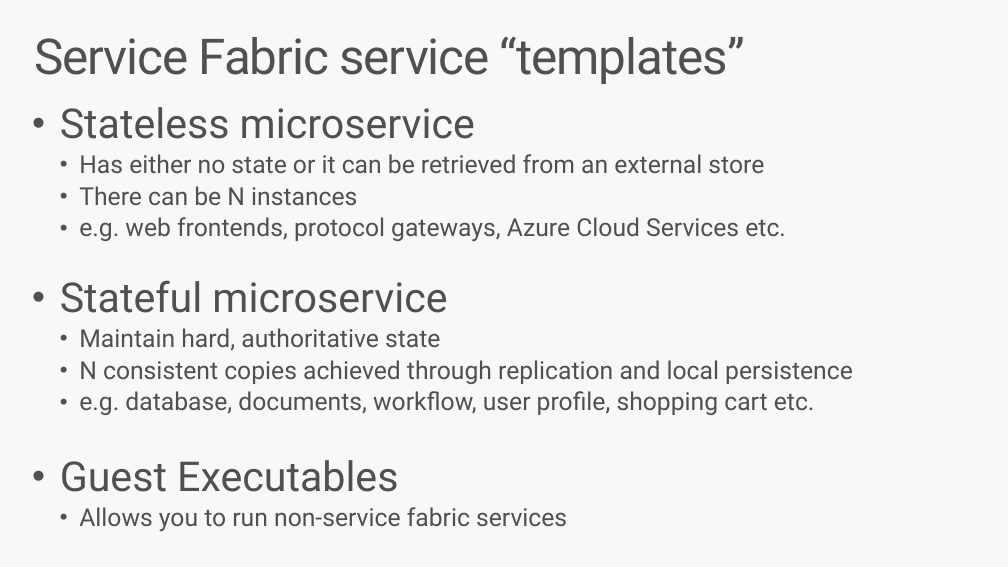
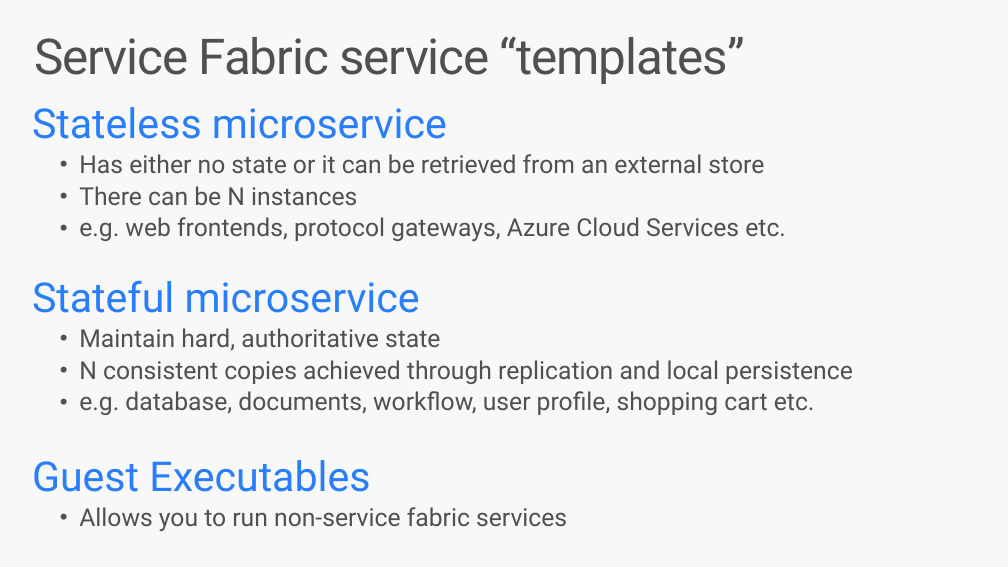
Before and after one commit to brentstineman/PersonalStuff, a slide deck: slide 17 of Presentations/Service Fabric/ServiceFabric Introduction.pptx. Drawn at 1008x567 pixels with LibreOffice and Linux fonts; fonts in the diff are those of the drawing. Boxes give left, top, right and bottom in pixels: in the first picture for what was removed or moved away, otherwise in the second. Text is boxed around its words. In the diff, an @@ line names an element or a change of style, - is before the commit and + after.

```diff
--- a/Presentations/Service Fabric/ServiceFabric Introduction.pptx
+++ b/Presentations/Service Fabric/ServiceFabric Introduction.pptx
@@ text at [32, 107, 447, 492]: text colour #505050 to #287EFF in "Stateless microservice", "Stateful microservice", "Guest Executables"; bullet • to none @@
```
Also in this commit, not shown: 9 other slides changed, 7 slides added, 3 slides removed.
